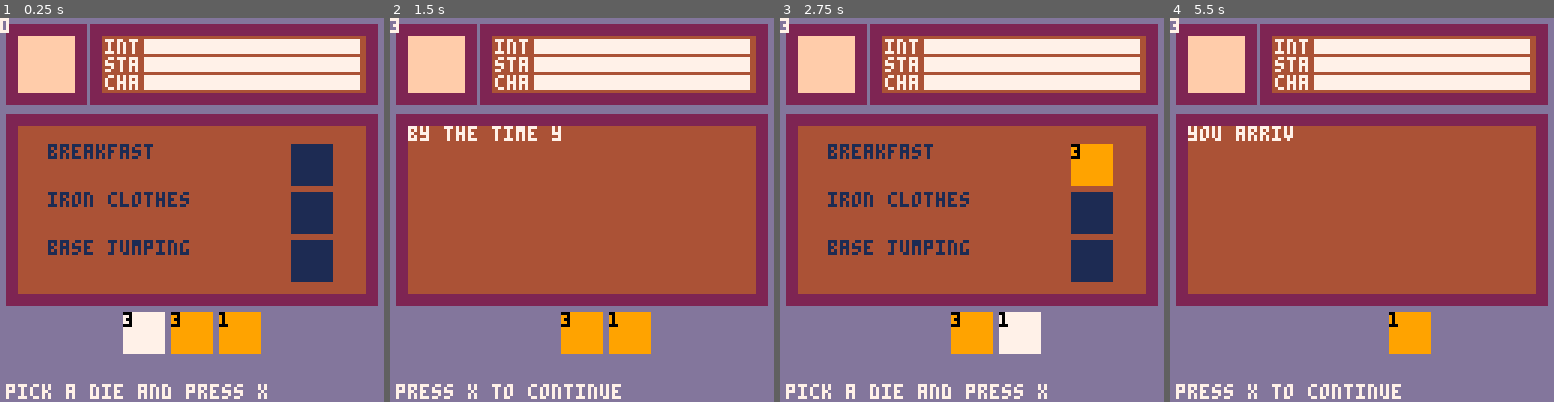
Above: before the commit, frames 1-4 (left to right).
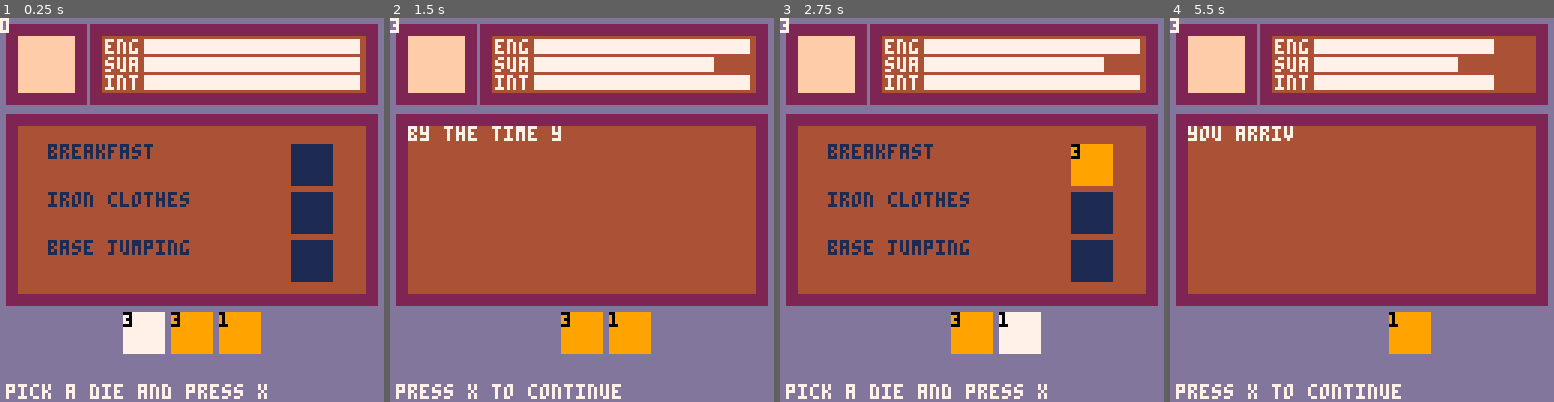
Above: after the commit, the same moments.

Repository: shen-sat/roll
Game: PICO-8 cartridge game.p8
Same seed, same stepped clock (60 frames per second), same inputs: the game is played once before the commit and once after it.
Inputs:
- Up to frame 1 (0.25 s): no input
- Up to frame 2 (1.5 s): tap X (X key) at 0.33, 1.07 s
- Up to frame 3 (2.75 s): hold Right 1.6-2.1 s; tap X (X key) at 1.85 s; hold Up 2.15-2.42 s; hold Right from 2.47 s (still down)
- Up to frame 4 (5.5 s): tap X (X key) at 2.97, 4.08, 5.2 s; release Right at 3.03 s; hold Left 3.08-3.58 s; hold Down 3.63-3.97 s; hold Right 4.02-4.68 s; hold Up 4.73-5.03 s; hold Left from 5.08 s (still down)

The runs differ from the first frame. In frame 1, 0.3% of the frame differs, in the area x 27-36%, y 5-19%; in frame 2, 0.7%; in frame 3, 0.7%; in frame 4, 1.8%, in the area x 27-94%, y 5-19%.

Commit message:
Move stats according to assigned die

Diff:
--- a/controller.lua
+++ b/controller.lua
@@ -83,28 +83,6 @@
 
 			local selected_activity = activities[index]
 
-			-- breakfast_outcomes = {
-			--     low = {
-			--       text = "you tuck into a hearty bowl of non-trademarked wheat bricks. \ndelicious!",
-			--       eng = 1,
-			--       sua = 1,
-			--       int = 1
-			--     },
-			--     med = {
-			--       text = "by the time you make it to the second half of your huge bowl of cereal, its all soggy. \nyou dutifully and humourlessly shovel spoonfuls of mush into your face till its time to leave.",
-			--       eng = 2,
-			--       sua = -1,
-			--       int = 0
-			--     },
-			--     high = {
-			--       text = "your bowl runneth over with processed grains. \nin fact, you pour yourself more cereal than you have bowl. \nyour body is now 14.2% fibre. ",
-			--       eng = -1,
-			--       sua = -2,
-			--       int = -1
-			--     }
-			-- }
-
-
 			local die_score = selected_activity.die.score
 
 			foobar = die_score
@@ -114,6 +92,10 @@
 			if activity_text_flag then
 				activity_text_flag = false
 				textbox(outcome.text,nil,nil,7)
+
+				meters[1].score = work_out_score(meters[1].score + (outcome.eng * 12))
+				meters[2].score = work_out_score(meters[2].score + (outcome.sua * 12))
+				meters[3].score = work_out_score(meters[3].score + (outcome.int * 12))
 			end
 
 			if btnp(5) then
--- a/game.p8
+++ b/game.p8
@@ -189,114 +189,124 @@
   end
 end
 
-…(111 lines of a section not shown)…
+function work_out_score(score)
+  if score > 72 then
+    return 72
+  elseif score < 0 then
+    return 0
+  else
+    return score
+  end
+end
+…(112 lines of a section not shown)…
--- a/outcomes.lua
+++ b/outcomes.lua
@@ -41,19 +41,19 @@
 
 base_jumping_outcomes = {
     low = {
-      text = "you arrive at a normal set of stairs. clutching the straps of your parachute you successfully jump down 3 stairs \nwhat a thrill!",
+      text = "you arrive at a normal set of stairs. clutching the straps of your parachute you successfully jump down 3 stairs. what a thrill!",
       eng = 1,
       sua = -1,
       int = 1
     },
     med = {
-      text = "you arrive at a humongous set of stairs. you clutch your parachute straps and jump down 7 stairs; \nthe parachute doesnt deploy in time and you tumble, landing face first in a bed of petunias",
+      text = "you arrive at a humongous set of stairs. you clutch your parachute straps and jump down 7 stairs;the parachute doesnt deploy in time and you tumble, landing face first in a bed of petunias",
       eng = -1,
       sua = -1,
       int = -1
     },
     high = {
-      text = "you arrive at a x storey building. health and safety barriers put a halt to your awesomeness... \nyou make cool whooshing noises with your mouth as you take the elevator back down",
+      text = "you arrive at a x storey building. health and safety barriers put a halt to your awesomeness...you make cool whooshing noises with your mouth as you take the elevator back down",
       eng = 1,
       sua = -2,
       int = 2
--- a/stats.lua
+++ b/stats.lua
@@ -3,17 +3,17 @@
   score = 72
 }
 
-sta = {
-  text = 'sta',
+eng = {
+  text = 'eng',
   score = 72
 }
 
-cha = {
-  text = 'cha',
+sua = {
+  text = 'sua',
   score = 72
 }
 
-meters = {int, sta, cha}
+meters = { eng, sua, int }
 
 stats = {
   x0 = 30,
